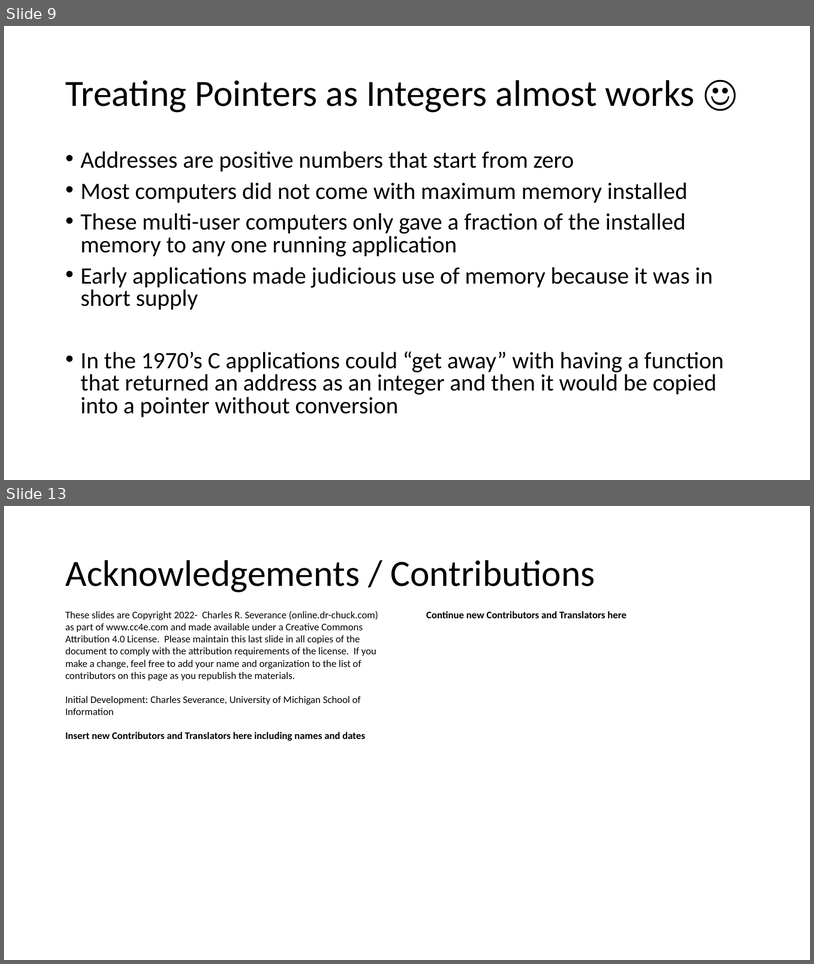
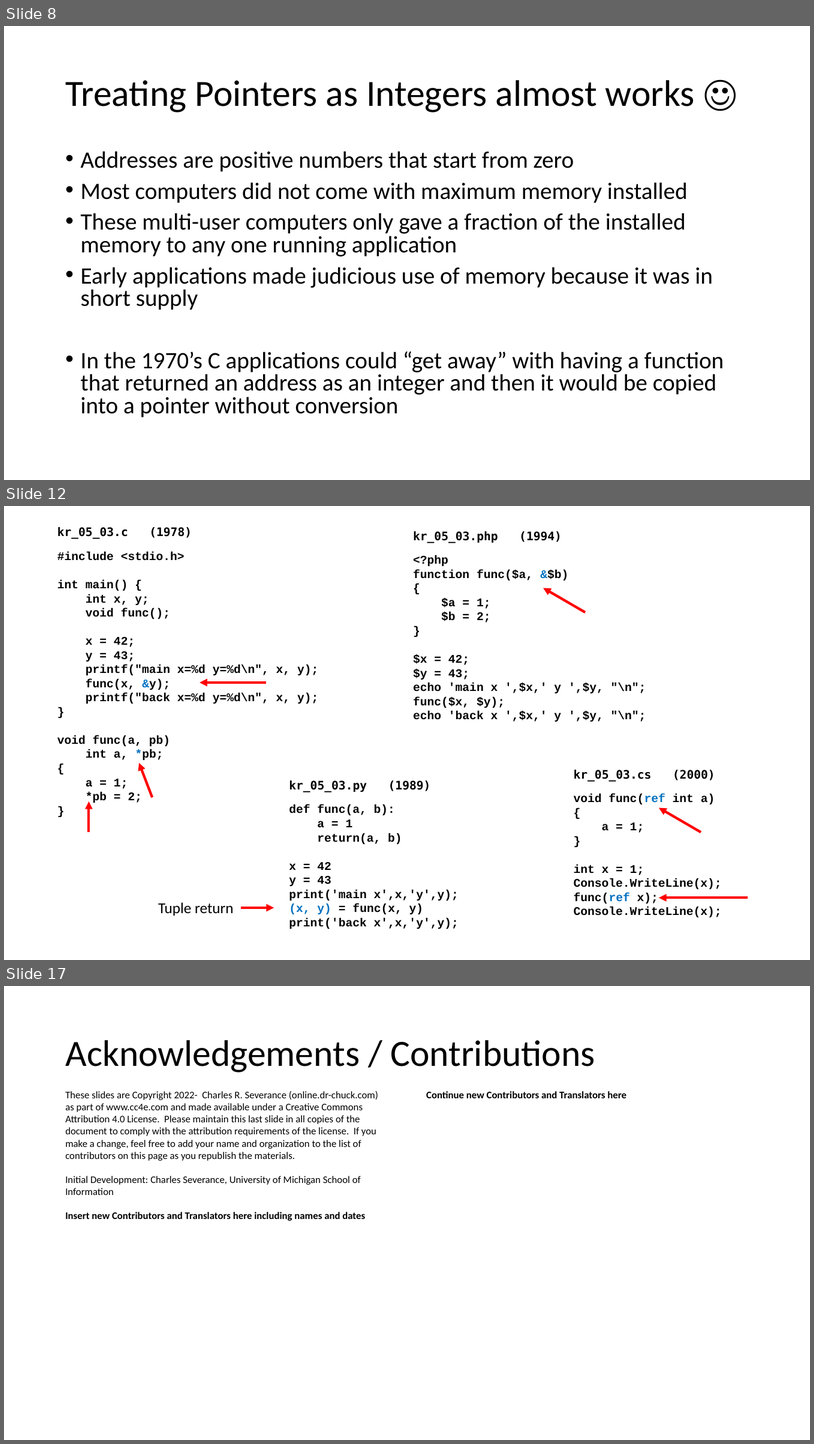
Before and after one commit to csev/cc4e, a slide deck: lectures/KR-5.pptx. Shown one above the other, each under a label of ours: slides 9 and 13 before the commit, slides 8, 12 and 17 after it; the slides between them are not shown. The pictures are 814x964 and 814x1444 pixels, drawn with LibreOffice and Linux fonts; fonts in the diff are those of the drawing. Boxes give left, top, right and bottom in pixels: in the first picture for what was removed or moved away, otherwise in the second. Text is boxed around its words. In the diff, an @@ line names an element or a change of style, - is before the commit and + after.

```diff
--- a/lectures/KR-5.pptx
+++ b/lectures/KR-5.pptx
@@ slide 12 added at box(4, 506, 810, 960), background #FFFFFF @@
@@ text added at box(57, 527, 192, 539), 14 pt, text #000000, bold @@
+kr_05_03.c (1978)
@@ text added at box(413, 531, 562, 543), 14 pt, text #000000, bold @@
+kr_05_03.php (1994)
@@ text added at box(57, 552, 318, 804), 14 pt, text #000000, bold @@
+#include <stdio.h>
+int main() {
+int x, y;
+void func();
+x = 42;
+y = 43;
+printf("main x=%d y=%d\n", x, y);
+func(x, &y);
+printf("back x=%d y=%d\n", x, y);
+}
+void func(a, pb)
+int a, *pb;
+{
+a = 1;
+*pb = 2;
+}
@@ text added at box(413, 555, 647, 721), 14 pt, text #000000, bold @@
+<?php
+function func($a, &$b)
+{
+$a = 1;
+$b = 2;
+}
+$x = 42;
+$y = 43;
+echo 'main x ',$x,' y ',$y, "\n";
+func($x, $y);
+echo 'back x ',$x,' y ',$y, "\n";
@@ arrow added from (585, 612) to (543, 588), #FF0000 3 pt @@
@@ arrow added from (266, 682) to (200, 682), #FF0000 3 pt @@
@@ arrow added from (152, 797) to (139, 762), #FF0000 3 pt @@
@@ text added at box(574, 769, 716, 781), 14 pt, text #000000, bold @@
+kr_05_03.cs (2000)
@@ text added at box(289, 780, 431, 792), 14 pt, text #000000, bold @@
+kr_05_03.py (1989)
@@ text added at box(574, 793, 722, 917), 14 pt, text #000000, bold @@
+void func(ref int a)
+{
+a = 1;
+}
+int x = 1;
+Console.WriteLine(x);
+func(ref x);
+Console.WriteLine(x);
@@ arrow added from (89, 832) to (89, 801), #FF0000 3 pt @@
@@ text added at box(289, 805, 459, 928), 14 pt, text #000000, bold @@
+def func(a, b):
+a = 1
+return(a, b)
+x = 42
+y = 43
+print('main x',x,'y',y);
+(x, y) = func(x, y)
+print('back x',x,'y',y);
@@ arrow added from (702, 832) to (659, 808), #FF0000 3 pt @@
@@ arrow added from (749, 897) to (659, 897), #FF0000 3 pt @@
@@ text added at box(158, 902, 234, 915), 18 pt, text #000000 @@
+Tuple return
@@ arrow added from (241, 907) to (274, 907), #FF0000 3 pt @@
@@ what was slide 9 is now slide 8 @@
@@ what was slide 13 is now slide 17 @@
```
Also in this commit, not shown: 4 slides changed, 4 other slides added, 1 slide removed, 2 other files.
